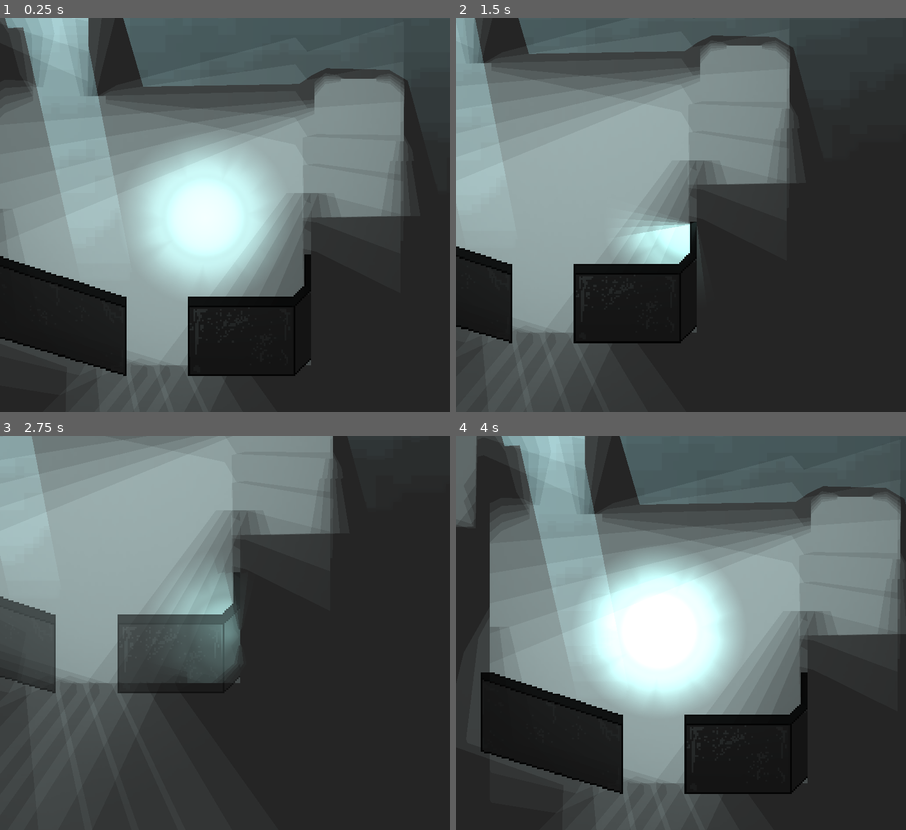
Above: before the commit, frames 1-4 (two rows, left to right).
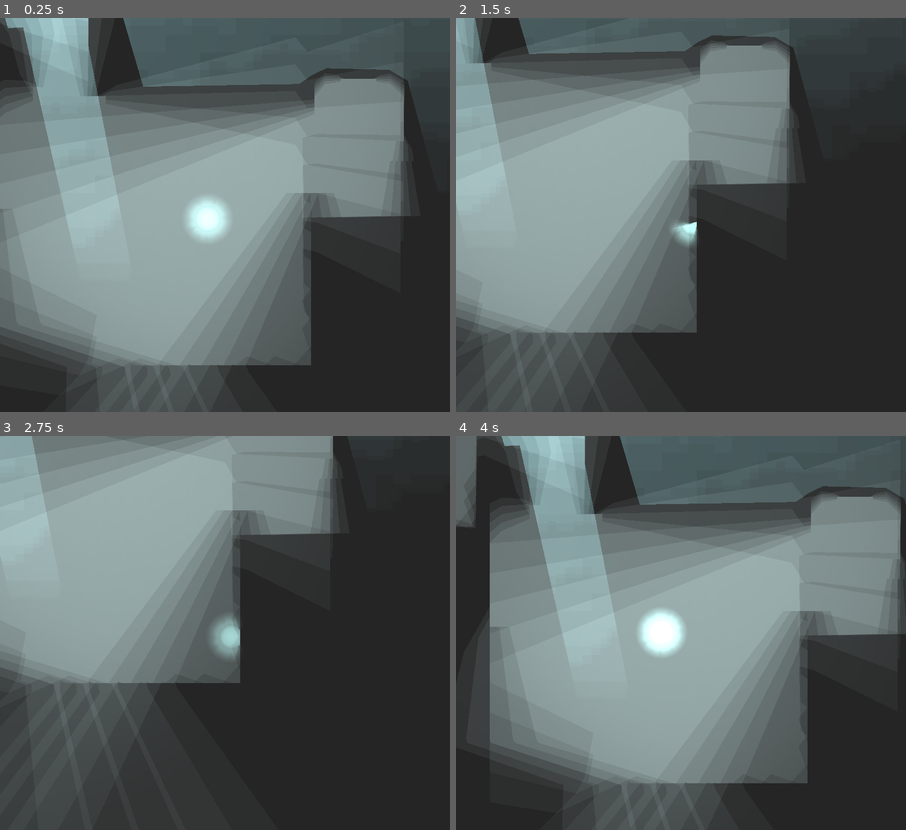
Above: after the commit, the same moments.

Repository: cube-drone/groovelet-3
Game: Godot game, scene res://main.tscn
Same seed, same stepped clock (60 frames per second), same inputs: the game is played once before the commit and once after it. A sky picture missing from this copy of the repository is replaced by a grey-blue gradient.
Inputs:
- Up to frame 1 (0.25 s): no input
- Up to frame 2 (1.5 s): hold D (right) 0.53-1.28 s; hold Shift (run) 0.53-1.28 s; hold S (down) from 1.28 s (still down); tap Shift (run) at 1.35 s
- Up to frame 3 (2.75 s): release S (down) at 2.03 s; hold D (right) from 2.03 s (still down); hold Shift (run) from 2.03 s (still down)
- Up to frame 4 (4 s): release D (right) at 2.78 s; release Shift (run) at 2.78 s; hold W (up) 2.78-3.53 s; tap Shift (run) at 2.85 s; hold A (left) from 3.53 s (still down); hold Shift (run) from 3.53 s (still down)

The runs differ from the first frame. In frame 1, 20% of the frame differs, in the area x 0-70%, y 32-91%; in frame 2, 9.5%; in frame 3, 7.6%; in frame 4, 22%, in the area x 5-79%, y 29-91%.

Commit message:
make "vanishing" into a reusable tool
probably gonna do this a lot

Diff:
--- a/game/Base.gd
+++ b/game/Base.gd
@@ -40,7 +40,6 @@
 	velocity = speed * input_direction
 
 func set_direction(input_direction):
-	$AnimationPlayer.play("reset")
 	if(input_direction.x < 0 && input_direction.y < 0):
 		direction = "ul"
 	elif(input_direction.x < 0 && input_direction.y > 0):
@@ -58,6 +57,6 @@
 	elif(input_direction.y > 0):
 		direction = "down"
 
-func _physics_process(delta):
+func _physics_process(_delta):
 	get_input()
 	move_and_slide()
--- a/game/base.tscn
+++ b/game/base.tscn
@@ -450,8 +450,13 @@
 z_index = -1
 position = Vector2(-11, 0)
 
+[node name="PointLight2D" parent="Firefly/RelativePosition" index="1"]
+texture_scale = 0.03
+
 [node name="Circle" type="AnimationPlayer" parent="Firefly"]
 autoplay = "twirl"
 libraries = {
 "": SubResource("AnimationLibrary_k11wj")
 }
+
+[editable path="Firefly"]
--- a/game/sprites/oths_room/hockeystick-wall-vanishing.gd
+++ /dev/null
@@ -1,25 +0,0 @@
-extends Node2D
-
-
-# Called when the node enters the scene tree for the first time.
-func _ready():
-	pass # Replace with function body.
-
-
-# Called every frame. 'delta' is the elapsed time since the previous frame.
-func _process(delta):
-	pass
-
-
-func _on_area_2d_body_entered(body):
-	if body is CharacterBody2D:
-		print("firing ze missiles")
-		print(body)
-		$wall.modulate.a = 0.6
-
-
-func _on_area_2d_body_exited(body):
-	if body is CharacterBody2D:
-		print("firing ze missiles")
-		print(body)
-		$wall.modulate.a = 1
--- a/game/sprites/oths_room/hockeystick-wall-vanishing.tscn
+++ /dev/null
@@ -1,32 +0,0 @@
-[gd_scene load_steps=4 format=3 uid="uid://c527h06s5w5bh"]
-
-[ext_resource type="Script" path="res://sprites/oths_room/hockeystick-wall-vanishing.gd" id="1_auyca"]
-[ext_resource type="PackedScene" uid="uid://dao1mcxcu56h7" path="res://sprites/oths_room/hockeystick-wall.tscn" id="2_pby86"]
-
-[sub_resource type="RectangleShape2D" id="RectangleShape2D_j6bmn"]
-size = Vector2(187, 53)
-
-[node name="hockeystick-wall-vanishing" type="Node2D"]
-script = ExtResource("1_auyca")
-
-[node name="wall" parent="." instance=ExtResource("2_pby86")]
-z_index = 10
-
-[node name="Area2D" type="Area2D" parent="."]
-
-[node name="CollisionShape2D" type="CollisionShape2D" parent="Area2D"]
-position = Vector2(6.5, -0.5)
-shape = SubResource("RectangleShape2D_j6bmn")
-
-[node name="StaticBody2D" type="StaticBody2D" parent="."]
-
-[node name="CollisionPolygon2D" type="CollisionPolygon2D" parent="StaticBody2D"]
-polygon = PackedVector2Array(-86, -3, -86, 16, -6, 39, -6, 27, -7, 21)
-
-[node name="StaticBody2D2" type="StaticBody2D" parent="."]
-
-[node name="CollisionPolygon2D" type="CollisionPolygon2D" parent="StaticBody2D2"]
-polygon = PackedVector2Array(30, 22, 30, 27, 30, 38, 80, 37, 99, 28, 99, 16, 89, 22)
-
-[connection signal="body_entered" from="Area2D" to="." method="_on_area_2d_body_entered"]
-[connection signal="body_exited" from="Area2D" to="." method="_on_area_2d_body_exited"]
--- a/game/sprites/oths_room/hockeystick-wall.tscn
+++ /dev/null
@@ -1,13 +0,0 @@
-[gd_scene load_steps=4 format=3 uid="uid://dao1mcxcu56h7"]
-
-[ext_resource type="Texture2D" uid="uid://dp3bbes16unmk" path="res://sprites/oths_room/wall-hockeystick.png" id="1_eap2n"]
-[ext_resource type="Texture2D" uid="uid://b2o3wj7nl8rh1" path="res://sprites/oths_room/wall-hockeystick-normals.png" id="2_s0fa7"]
-
-[sub_resource type="CanvasTexture" id="CanvasTexture_hhln7"]
-diffuse_texture = ExtResource("1_eap2n")
-normal_texture = ExtResource("2_s0fa7")
-
-[node name="hockeystick-wall" type="Node2D"]
-
-[node name="Sprite2D" type="Sprite2D" parent="."]
-texture = SubResource("CanvasTexture_hhln7")
--- a/game/sprites/oths_room/oths-room.tscn
+++ b/game/sprites/oths_room/oths-room.tscn
@@ -1,9 +1,10 @@
-[gd_scene load_steps=11 format=3 uid="uid://jiqcl3ywkvik"]
+[gd_scene load_steps=12 format=3 uid="uid://jiqcl3ywkvik"]
 
 [ext_resource type="Texture2D" uid="uid://bpvf1ks46uaqw" path="res://sprites/oths_room/othroom-base.png" id="1_a2hwa"]
 [ext_resource type="Texture2D" uid="uid://htnm0x1g16xe" path="res://sprites/oths_room/othroom-base-normals.png" id="2_euptc"]
 [ext_resource type="Texture2D" uid="uid://g5m0xxt74ess" path="res://light/light.png" id="3_bj3rf"]
-[ext_resource type="PackedScene" uid="uid://c527h06s5w5bh" path="res://sprites/oths_room/hockeystick-wall-vanishing.tscn" id="4_ruhpr"]
+[ext_resource type="PackedScene" uid="uid://dao1mcxcu56h7" path="res://sprites/oths_room/wall-hockeystick.tscn" id="4_2pv20"]
+[ext_resource type="PackedScene" uid="uid://cb15i5y64j0ol" path="res://tools/TransparentParentArea.tscn" id="5_urkcm"]
 
 [sub_resource type="CanvasTexture" id="CanvasTexture_5w3rt"]
 diffuse_texture = ExtResource("1_a2hwa")
@@ -101,7 +102,7 @@
 [node name="bottomleft-collision" type="StaticBody2D" parent="Collision"]
 
 [node name="CollisionPolygon2D" type="CollisionPolygon2D" parent="Collision/bottomleft-collision"]
-polygon = PackedVector2Array(-120, -68, -119, 39, -44, 63, -44, 68, -125, 43, -125, -12, -196, -12, -195, -19, -125, -19, -125, -69)
+polygon = PackedVector2Array(-120, -68, -119, 39, -44, 63, -45, 80, -125, 55, -125, -12, -196, -12, -195, -19, -125, -19, -125, -69)
 
 [node name="roof-collision" type="StaticBody2D" parent="Collision"]
 
@@ -116,7 +117,14 @@
 [node name="StaticBody2D" type="StaticBody2D" parent="Collision"]
 
 [node name="CollisionPolygon2D" type="CollisionPolygon2D" parent="Collision/StaticBody2D"]
-polygon = PackedVector2Array(-8, 62, -8, 68, 52, 68, 66, 53, 67, -14, 122, -14, 122, -59, 112, -58, 112, -22, 65, -22, 65, -37, 57, -37, 57, -1, 58, 15, 57, 52, 51, 62)
+polygon = PackedVector2Array(-9, 62, -6, 80, 64, 80, 66, 53, 67, -14, 122, -14, 122, -59, 112, -58, 112, -22, 65, -22, 65, -37, 57, -37, 57, -1, 58, 15, 57, 52, 51, 62)
 
-[node name="hockeystick-wall-vanishing" parent="." instance=ExtResource("4_ruhpr")]
-position = Vector2(-38, 41)
+[node name="hockeystick-wall" parent="." instance=ExtResource("4_2pv20")]
+position = Vector2(-39, 41)
+
+[node name="TransparentParentArea" parent="hockeystick-wall" instance=ExtResource("5_urkcm")]
+
+[node name="Area2D" type="Area2D" parent="hockeystick-wall/TransparentParentArea"]
+
+[node name="CollisionPolygon2D" type="CollisionPolygon2D" parent="hockeystick-wall/TransparentParentArea/Area2D"]
+polygon = PackedVector2Array(-81, -42, -7, -18, 88, -18, 94, -24, 98, -25, 99, 13, 89, 23, 29, 23, -6, 23, -85, -2, -85, -38, -86, -41)
--- /dev/null
+++ b/game/sprites/oths_room/wall-hockeystick.tscn
@@ -0,0 +1,13 @@
+[gd_scene load_steps=4 format=3 uid="uid://dao1mcxcu56h7"]
+
+[ext_resource type="Texture2D" uid="uid://dp3bbes16unmk" path="res://sprites/oths_room/wall-hockeystick.png" id="1_eg3s4"]
+[ext_resource type="Texture2D" uid="uid://b2o3wj7nl8rh1" path="res://sprites/oths_room/wall-hockeystick-normals.png" id="2_xm1aa"]
+
+[sub_resource type="CanvasTexture" id="CanvasTexture_hhln7"]
+diffuse_texture = ExtResource("1_eg3s4")
+normal_texture = ExtResource("2_xm1aa")
+
+[node name="hockeystick-wall" type="Node2D"]
+
+[node name="Sprite2D" type="Sprite2D" parent="."]
+texture = SubResource("CanvasTexture_hhln7")
--- /dev/null
+++ b/game/sprites/oths_room/wall-smile.tscn
@@ -0,0 +1,3 @@
+[gd_scene format=3 uid="uid://bvm3jpirvgu8h"]
+
+[node name="wall-smile" type="Node2D"]
--- /dev/null
+++ b/game/tools/TransparentParentArea.tscn
@@ -0,0 +1,6 @@
+[gd_scene load_steps=2 format=3 uid="uid://cb15i5y64j0ol"]
+
+[ext_resource type="Script" path="res://tools/transparent_parent_area.gd" id="1_fheog"]
+
+[node name="TransparentParentArea" type="Node2D"]
+script = ExtResource("1_fheog")
--- /dev/null
+++ b/game/tools/transparent_parent_area.gd
@@ -0,0 +1,29 @@
+# The purpose of the transparent-parent-area is that you can place it as a child to any element;
+#	Then, place an Area2D as its only child
+#	If the player walks into the Area2D, the parent's opacity will be cut in half.
+#	This is intended to be used to build scene elements that are opaque until you walk "under" them
+extends Node2D
+
+func _ready():
+	# get parent and child, check to make sure that they are sane
+	var parent = get_parent()
+	if(parent.modulate == null):
+		push_error(parent)
+		push_error("transparent-parent-area created with a parent that cannot be modulated in opacity")
+	var child = get_child(0)
+	if(child == null):
+		push_error("transparent-parent-area created without a child")
+	if(not child is Area2D):
+		push_error(child)
+		push_error("transparent-parent-area can only have an Area2D as a child, not whatever this is")
+
+	child.body_entered.connect(_on_body_entered)
+	child.body_exited.connect(_on_body_exited)
+
+func _on_body_entered(body):
+	if body is CharacterBody2D:
+		get_parent().modulate.a = 0.6
+
+func _on_body_exited(body):
+	if body is CharacterBody2D:
+		get_parent().modulate.a = 1.0
Binary file changed: game/sprites/oths_room/othroom-base.aseprite
Binary file changed: game/sprites/oths_room/othroom.aseprite
Binary file added: game/sprites/oths_room/wall-smile-normals.png
Not shown, added: game/sprites/oths_room/wall-smile-normals.png.import
Binary file added: game/sprites/oths_room/wall-smile.aseprite
Binary file added: game/sprites/oths_room/wall-smile.png
Not shown, added: game/sprites/oths_room/wall-smile.png.import
